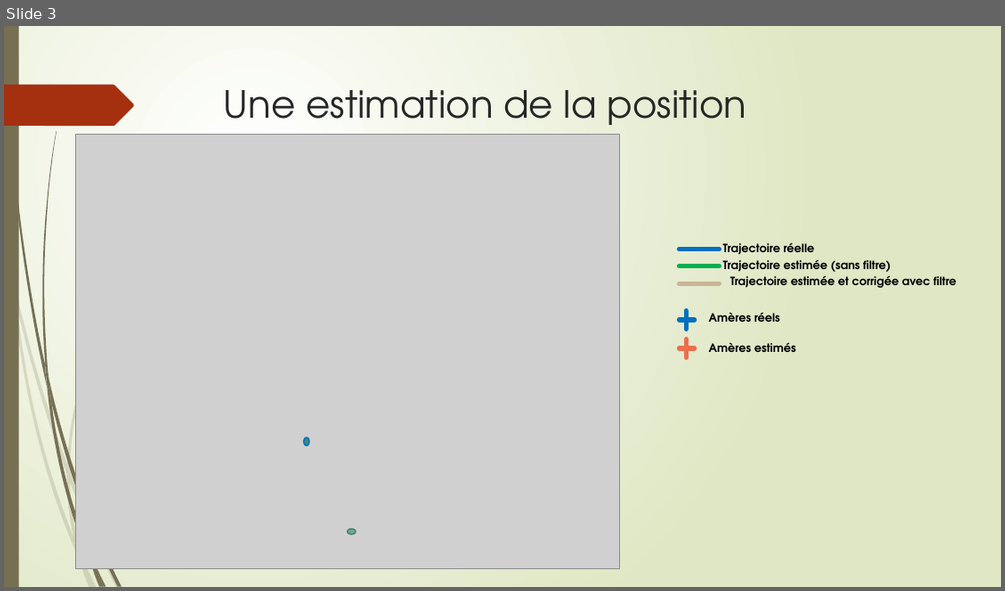
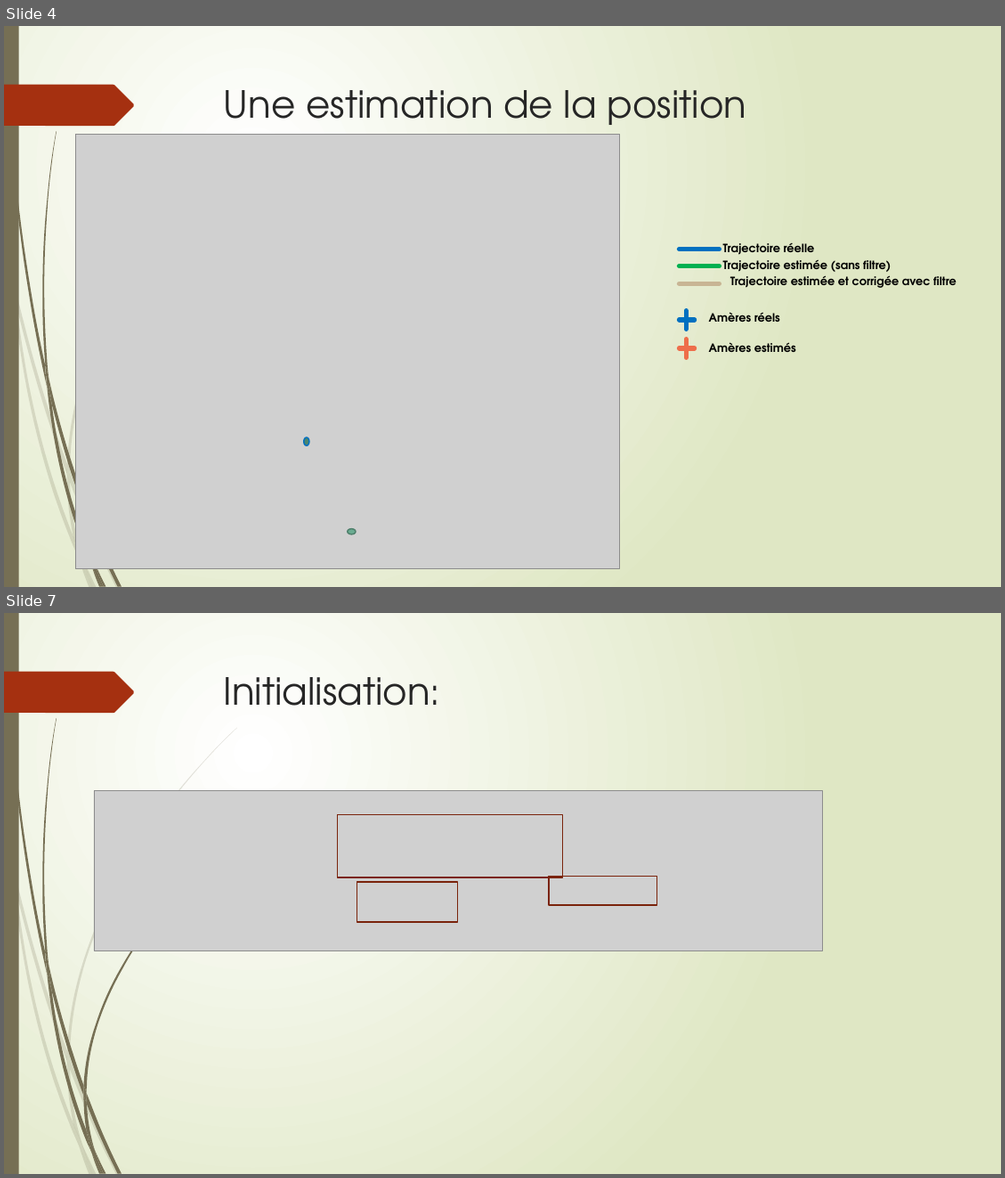
Before and after one commit to 14roiron/mareva-miniproj-slam, a slide deck: Presentation1.pptx. Shown one above the other, each under a label of ours: slide 3 before the commit, slides 4 and 7 after it; the slides between them are not shown. The pictures are 1005x591 and 1005x1178 pixels, drawn with LibreOffice and Linux fonts; fonts in the diff are those of the drawing; grey boxes stand for pictures. Boxes give left, top, right and bottom in pixels: in the first picture for what was removed or moved away, otherwise in the second. Text is boxed around its words. In the diff, an @@ line names an element or a change of style, - is before the commit and + after.

```diff
--- a/Presentation1.pptx
+++ b/Presentation1.pptx
@@ slide 7 added at bbox=[4, 613, 1001, 1174], background gradient #FFFFFF to #DFE8C4; not listed: 21 template elements that a slide beside it also shows @@
@@ title added at bbox=[224, 677, 441, 706], 36 pt, text #262626 @@
+Initialisation:
@@ picture added at bbox=[94, 791, 823, 950] @@
@@ rectangle added at bbox=[338, 814, 563, 877], outline #7A240C 1.25 pt @@
@@ freeform shape added at bbox=[83, 870, 198, 1093], fill #766F54 @@
@@ rectangle added at bbox=[550, 876, 657, 906], outline #7A240C 1.25 pt @@
@@ rectangle added at bbox=[357, 882, 457, 922], outline #7A240C 1.25 pt @@
@@ freeform shape added at bbox=[83, 1085, 86, 1103], fill #766F54 @@
@@ freeform shape added at bbox=[83, 1095, 95, 1151], fill #766F54 @@
@@ what was slide 3 is now slide 4 @@
```
Also in this commit, not shown: 2 slides changed, 2 other slides added, 2 other files.
